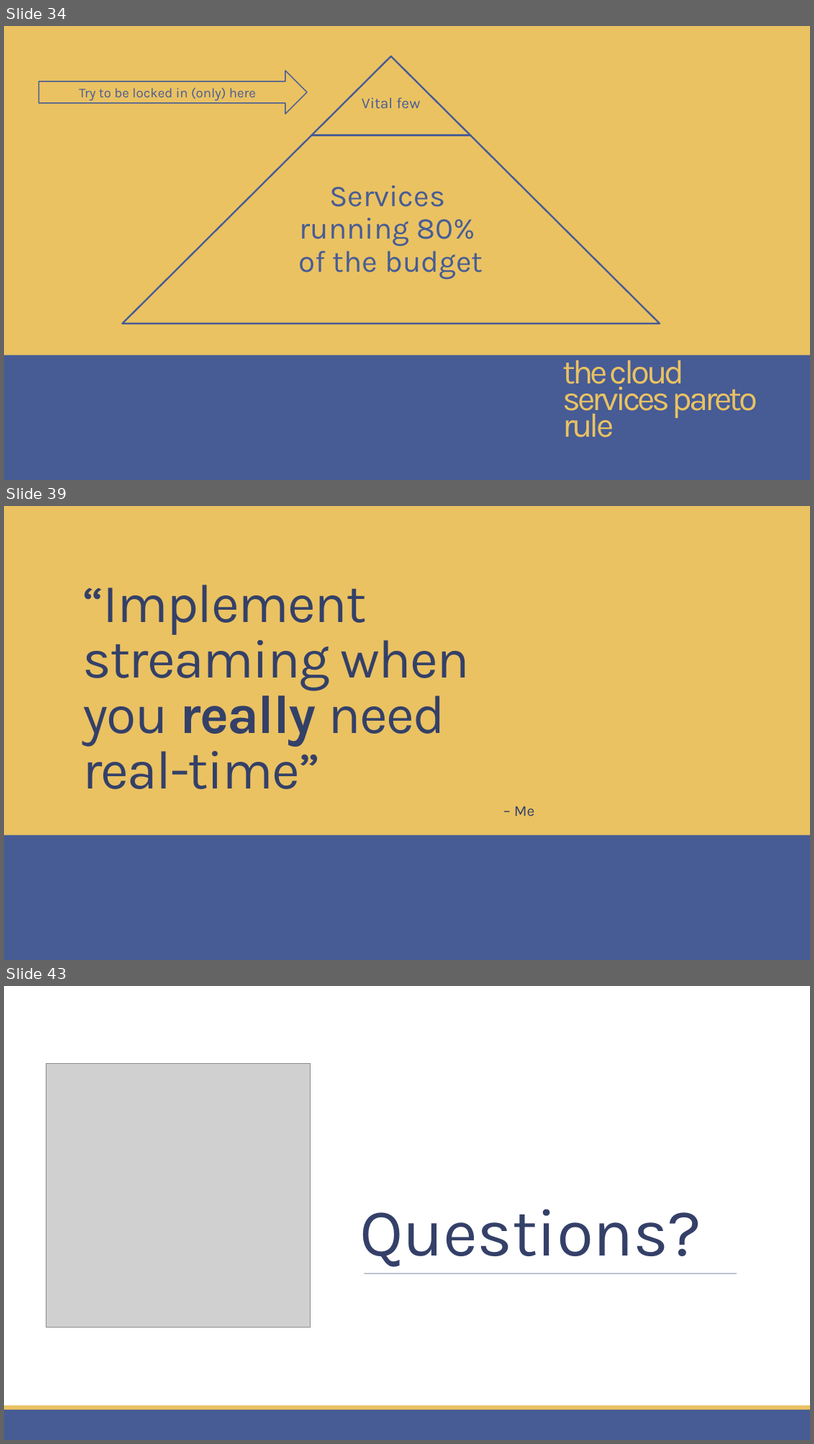
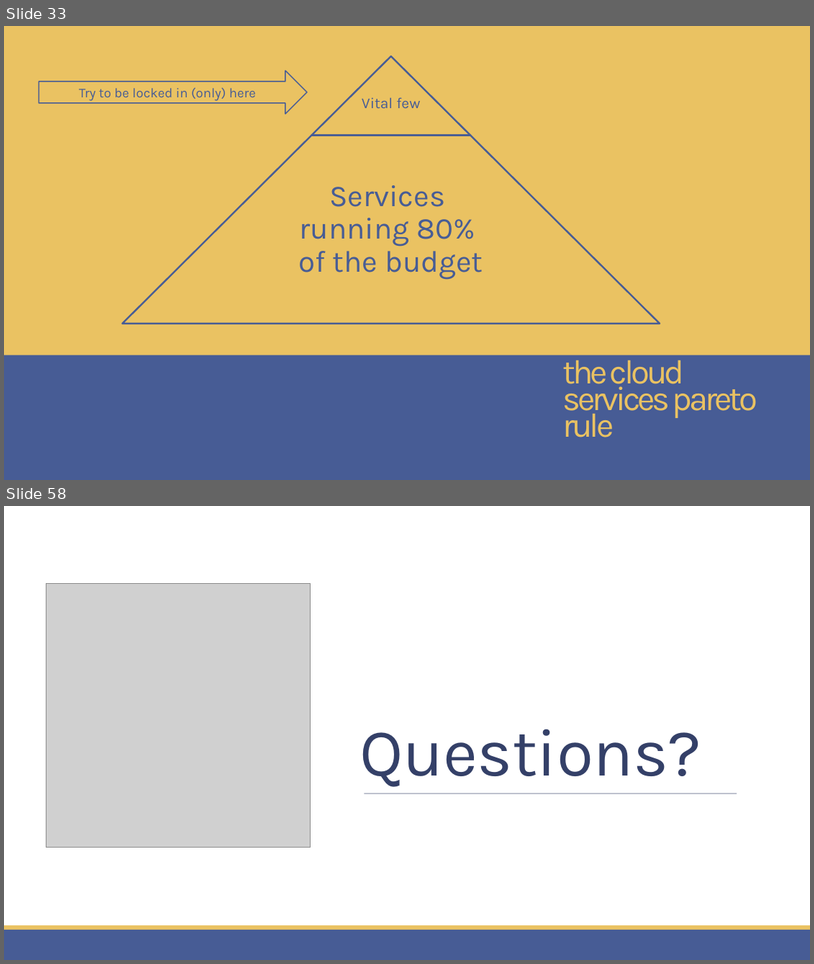
Before and after one commit to childotg/Events.2023, a slide deck: 230425 - DevOpsCon @London/Let's go Hybrid! Is it better.. No. Is it cheaper.. Yes!.pptx. Shown one above the other, each under a label of ours: slides 34, 39 and 43 before the commit, slides 33 and 58 after it; the slides between them are not shown. The pictures are 814x1444 and 814x964 pixels, drawn with LibreOffice and Linux fonts; fonts in the diff are those of the drawing; grey boxes stand for pictures; background and template pictures are left out. Boxes give left, top, right and bottom in pixels: in the first picture for what was removed or moved away, otherwise in the second. Text is boxed around its words. In the diff, an @@ line names an element or a change of style, - is before the commit and + after.

```diff
--- a/230425 - DevOpsCon @London/Let's go Hybrid! Is it better.. No. Is it cheaper.. Yes!.pptx
+++ b/230425 - DevOpsCon @London/Let's go Hybrid! Is it better.. No. Is it cheaper.. Yes!.pptx
@@ slide 39 removed at (x1=4, y1=506, x2=810, y2=960), background gradient #46507B to #283665 to #222C4F @@
@@ rectangle removed at (x1=4, y1=506, x2=810, y2=960) @@
@@ rectangle removed at (x1=4, y1=506, x2=810, y2=835) @@
@@ title removed at (x1=82, y1=584, x2=469, y2=789) @@
-“Implement streaming when you really need real-time”
@@ text removed at (x1=514, y1=806, x2=535, y2=816) @@
-– Me
@@ rectangle removed at (x1=4, y1=834, x2=810, y2=960) @@
@@ rectangle removed at (x1=4, y1=929, x2=810, y2=960) @@
@@ rectangle removed at (x1=4, y1=925, x2=810, y2=929) @@
@@ what was slide 34 is now slide 33 @@
@@ what was slide 43 is now slide 58 @@
```
Also in this commit, not shown: 9 slides changed, 21 slides added, 5 other slides removed, 1 other file.
